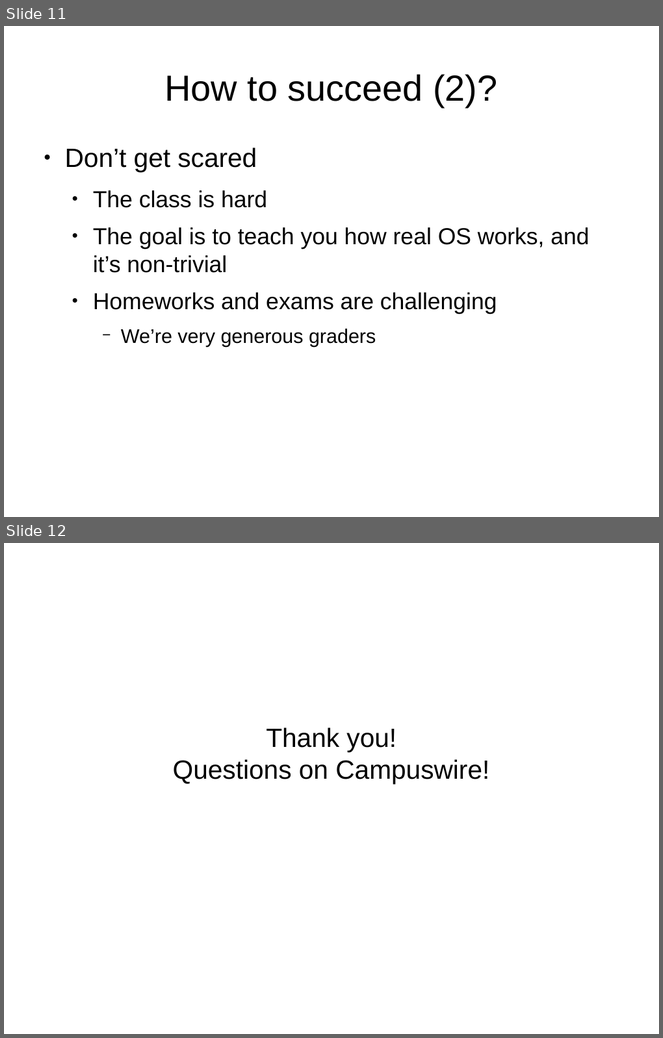
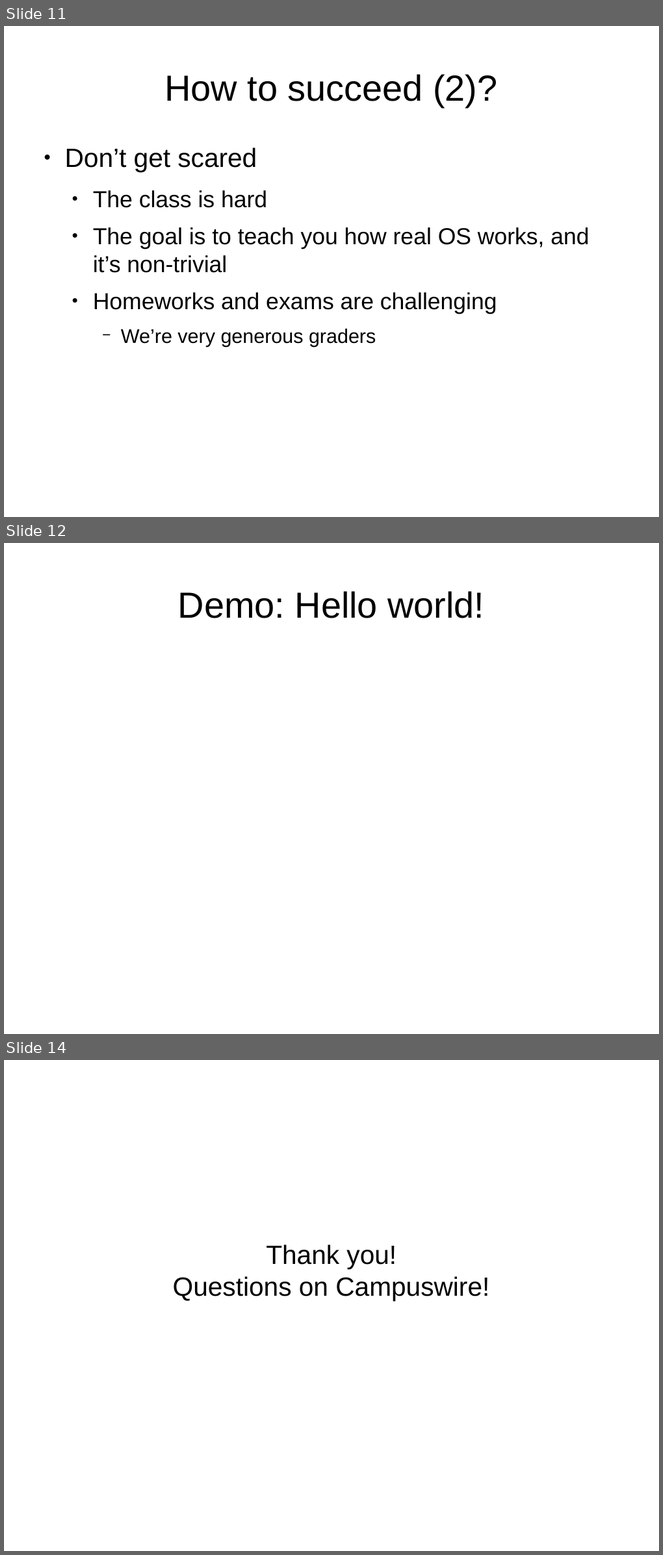
Before and after one commit to antonburtsev/cs5460, a slide deck: lectures/lecture00-logistics/lecture00-logistics.odp. Shown one above the other, each under a label of ours: slides 11 and 12 before the commit, slides 11, 12 and 14 after it; the slides between them are not shown. The pictures are 663x1038 and 663x1555 pixels, drawn with LibreOffice and Linux fonts; fonts in the diff are those of the drawing. Boxes give left, top, right and bottom in pixels: in the first picture for what was removed or moved away, otherwise in the second. Text is boxed around its words. In the diff, an @@ line names an element or a change of style, - is before the commit and + after.

```diff
--- a/lectures/lecture00-logistics/lecture00-logistics.odp
+++ b/lectures/lecture00-logistics/lecture00-logistics.odp
@@ slide 12 added at (4, 543, 659, 1034), background #FFFFFF @@
@@ title added at (178, 591, 484, 618), 44 pt, text #000000 @@
+Demo: Hello world!
@@ what was slide 12 is now slide 14 @@
```
Also in this commit, not shown: 4 slides changed, 1 other slide added, 1 other file.
